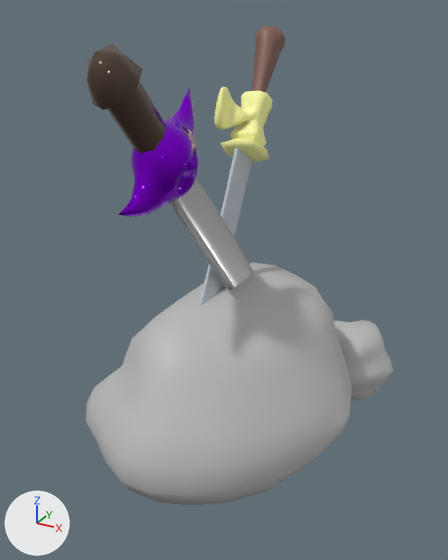
Before and after pictures for a commit that changed the FBX model Assets/Models/Environment Pieces/Cave/SwordsInRock.fbx.
One viewpoint serves both versions: a camera (50 mm lens) standing at (0.0694, -0.1178, 0.1004) and looking at (0.006, -0.0025, 0.0427). Every picture has the same lights, and +X, +Y and +Z are marked at lower left. Where no turn or scale is listed for an object, it has been applied to the vertices.

In view in the first picture: 'BiggerRock', 'Katana1', 'SmallerRock:Mesh', 'demonSword1'.
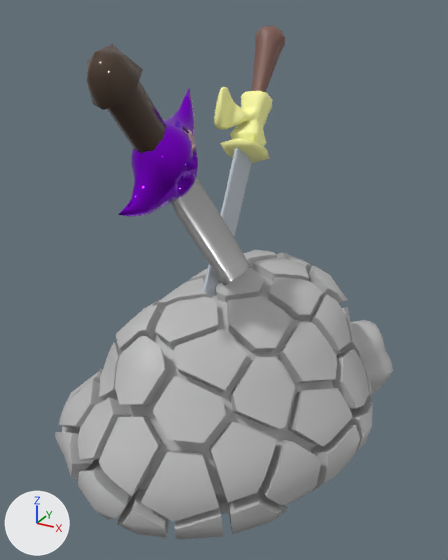
The change in detail:
Material 'lambert2' (mat_lambert2) changes colour from brown #825c53 to grey #bcbcbc; in linear values from (0.222, 0.108, 0.0869) to (0.5, 0.5, 0.5).
Material 'lambert3' (mat_lambert3) changes colour from beige #ffffa5 to brown #825c53; in linear values from (1.0, 1.0, 0.378) to (0.222, 0.108, 0.0869).
me_mesh has 258 vertices, 256 faces and spans x -0.0235..0.0376, y -0.0379..0.0384, z -0.0001..0.0394.
me_mesh no longer uses material mat_lambert1 (grey #bcbcbc).
me_mesh now uses material mat_lambert2 (grey #bcbcbc).
me_mesh_003 has 258 vertices, 256 faces and spans x -0.0184..0.0035, y 0.0055..0.0281, z -0.0028..0.0162.
me_mesh_003 no longer uses material mat_lambert1 (grey #bcbcbc).
me_mesh_003 now uses material mat_lambert2 (grey #bcbcbc).
Mesh me_mesh_001_1 is new.
It has 2224 vertices, 693 faces and spans x -0.0287..0.0428, y -0.0452..0.0451, z -0.0033..0.0415.
It uses material mat_lambert1 (grey #bcbcbc).
Mesh me_mesh_002_1 is new.
It has 1966 vertices, 702 faces and spans x -0.0287..0.0419, y -0.0448..0.0446, z -0.0033..0.0415.
It uses material mat_lambert1 (grey #bcbcbc).
Object 'BiggerRock1:outside' (ob_biggerrock1_outside) is new; it shows me_mesh_001_1.
Its location is (0.0, 0.0, 0.0).
Object 'BiggerRock1:inside' (ob_biggerrock1_inside) is new; it shows me_mesh_002_1.
Its location is (0.0, 0.0, 0.0).

What differs and where, as boxes [x1, y1, x2, y2] in the pictures (448 x 560 px):
'BiggerRock1:outside', added
    after: [55, 250, 373, 539]
'BiggerRock', recoloured
    both: [86, 262, 352, 505]
'BiggerRock1:inside', added
    after: [59, 253, 372, 536]
